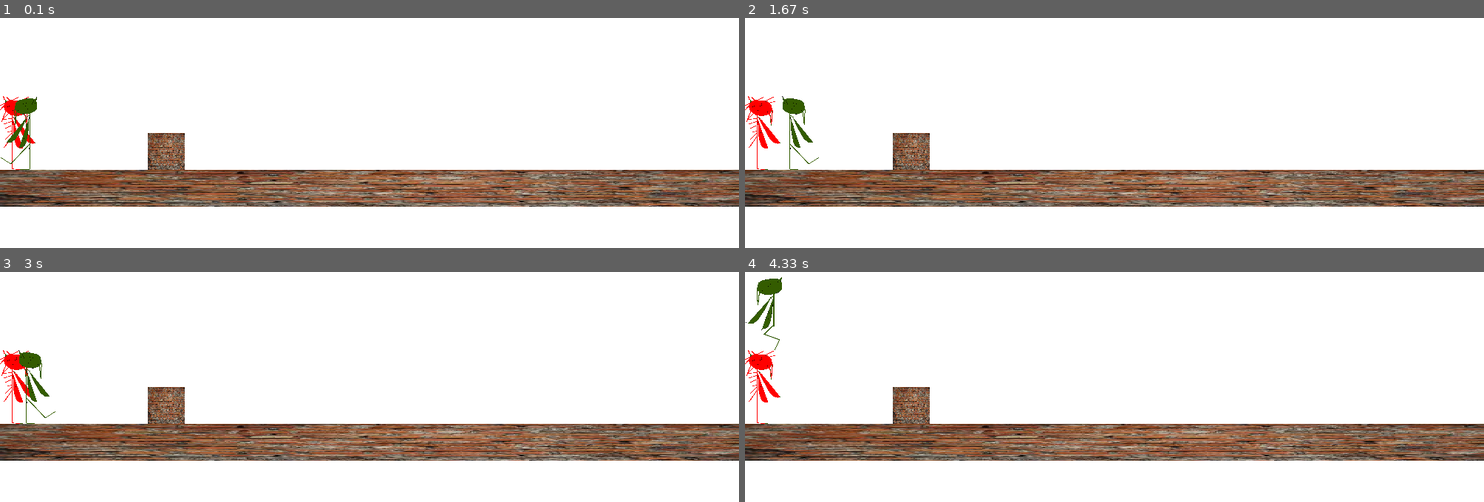
Above: before the commit, frames 1-4 (two rows, left to right).
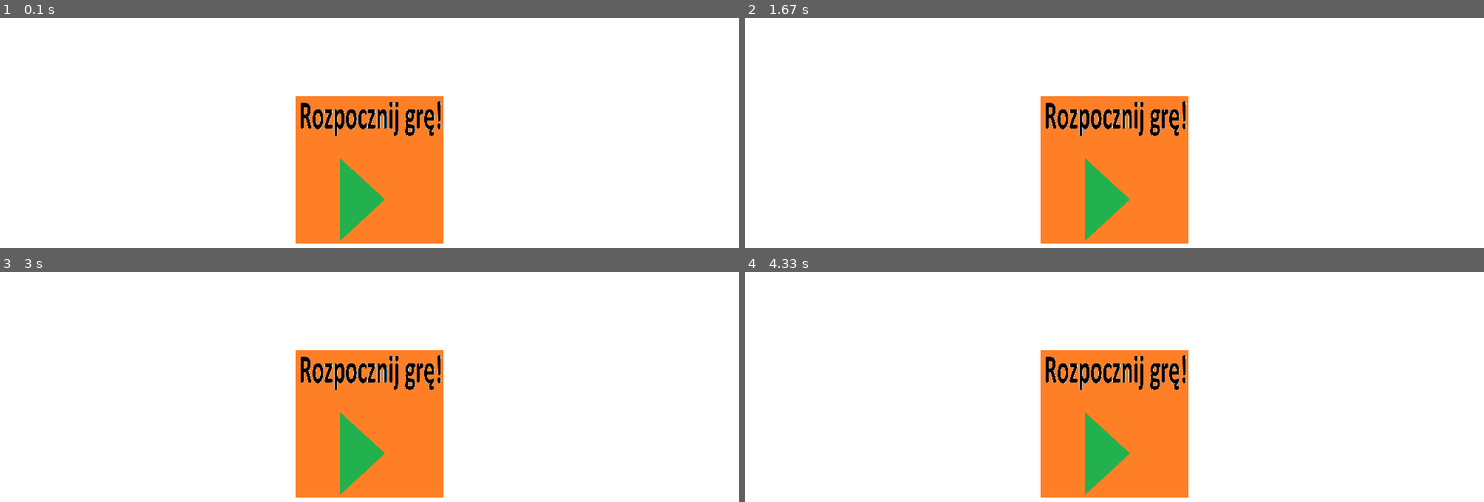
Above: after the commit, the same moments.

Repository: SutterSubmiss/my_pygame_game
Game: pygame game, started from main.py
Two runs of this game, one before a commit and one after it. Both use one fixed random seed, a clock stepped at 60 frames per second and the inputs below.
Inputs:
- Up to frame 1 (0.1 s): no input
- Up to frame 2 (1.67 s): no input
- Up to frame 3 (3 s): no input
- Up to frame 4 (4.33 s): no input

The runs differ from the first frame. In frame 1, 27% of the frame differs, in the area x 0-100%, y 33-99%; in frame 2, 27%; in frame 3, 27%; in frame 4, 27%, in the area x 0-100%, y 2-99%.

Commit message:
Update main.py

Diff:
--- a/main.py
+++ b/main.py
@@ -10,80 +10,103 @@
 gameDisplay = pygame.display.set_mode((500,500))
 screen = pygame.display.set_mode(resolution)
 
-class Block(pygame.sprite.Sprite):
-    img = 'altm'
-    x_beginning = 0
-    y_beginning = 300
+
+
+
+def disp(self,img):
+        character_surface = pygame.transform.flip(pygame.image.load(img), self.flipped, False)
+        gameDisplay.blit(pygame.transform.scale(character_surface, self.scale), (self.beginning[0], self.beginning[1]))
+def point_same_axis(self, point,axis):
+    if (axis == 'x'):
+
+        if (self.beginning[0] + self.scale[0] - 15 >= point[0] and self.beginning[0] + 15 <= point[0]):
+
+            return True
+        else:
+            return False
+    elif (axis == 'y'):
+
+        if (self.beginning[1] + self.scale[1] > point[1] and self.beginning[1] < point[1]):
+            return True
+        else:
+            return False
+def same_axis(self,something, axis):
+        if (axis == 'x'):
+            beginning = something[0]
+            if (self.beginning[0] + self.scale[0] - 15 >= beginning and self.beginning[0] + 15 <= beginning + something.scale[0]):
+
+                return True
+            else:
+                return False
+        elif (axis == 'y'):
+            beginning = something[1]
+            if (self.beginning[1] + self.scale[1] > beginning and self.beginning[1] < beginning + something.scale[1]):
+                return True
+            else:
+                return False
+class Block():
+
+
+    flipped = False
+    image = 'altm.png'
+    beginning = [0,300]
     scale = (50,50)
-    def create_image(self, number):
-        return self.img + ".png"
-    def disp(self):
-
-        block_surface = pygame.image.load(self.create_image("1"))
-        self.image = block_surface
-        gameDisplay.blit(pygame.transform.scale(self.image, self.scale), (self.x_beginning, self.y_beginning))
-Blocks = pygame.sprite.Group
+    def create_image(self):
+        return self.image + ".png"
+
+
 floor = Block()
 block2 = Block()
-block2.y_beginning -= block2.scale[1]
-block2.x_beginning = 200
+block2.beginning[1] -= block2.scale[1]
+block2.beginning[0] = 300
 floor.scale = (1000,50)
 blocks = []
 blocks.append(floor)
 blocks.append(block2)
-
-class Character(pygame.sprite.Sprite):
+class Cart():
+    image  ='begining.png'
+    scale = (200,200)
+    beginning = [400,200]
+    flipped = False
+
+class Character():
  boris_audzia_far = 0
  old_baf = 0
  type = 'audzia'
  flipped= False
  def create_image(self,number):
     return self.type + "/" + self.type + number + ".png"
- images =[]
- blocked = [False,False,False,False]
- def same_axis(self,something,axis):
-     if(axis == 'x'):
-         beginning = something.x_beginning
-         if(self.x_beginning+self.scale[0]-15>=beginning and self.x_beginning+15<=beginning +something.scale[0]):
-
-             return True
-         else:
-             return False
-     elif(axis == 'y'):
-         beginning = something.y_beginning
-         if (self.y_beginning + self.scale[1] >beginning  and  self.y_beginning< beginning + something.scale[1]):
-             return True
-         else:
-             return False
+ if not(pygame.key.get_pressed()[pygame.K_UP]):
+  blocked = [False,False,False,False]
+ image = type + "/" + type + "1.png"
+ scale = (50, 100)
+ beginning = [0,300-scale[1]]
  def collision(self):
-  for block in blocks:
-     if(self.same_axis(block,'x')):
-      if(self.y_beginning+self.scale[1] >= block.y_beginning and block.y_beginning >self.y_beginning):
+  if(self.beginning[0] < 0):
+      self.blocked[1] =  True
+  else:
+   for block in blocks:
+     if(same_axis(self,block.beginning,'x')):
+      if(self.beginning[1]+self.scale[1] >= block.beginning[1] and block.beginning[1] >self.beginning[1]):
          self.blocked[3] = True
       else:
          self.blocked[3] = False
-      if (self.y_beginning  <= block.y_beginning+ block.scale[1] and block.y_beginning < self.y_beginning):
+      if (self.beginning[1]  <= block.beginning[1]+ block.scale[1] and block.beginning[1] < self.beginning[1]):
           self.blocked[2] = True
 
-     if (self.same_axis(block, 'y')):
-         if (self.x_beginning + self.scale[0] >= block.x_beginning and block.x_beginning >self.x_beginning or self.x_beginning >1000-self.scale[0]):
+     if (same_axis(self,block.beginning, 'y')):
+         if (self.beginning[0] + self.scale[0] >= block.beginning[0] and block.beginning[0] >self.beginning[0] or self.beginning[0] >1000-self.scale[0]):
              self.blocked[0] = True
 
-         if (self.x_beginning <= block.x_beginning+block.scale[0] and block.x_beginning <self.x_beginning or self.x_beginning <1):
+         if (self.beginning[0] <= block.beginning[0]+block.scale[0] and block.beginning[0] <self.beginning[0] or self.beginning[0] <1):
              self.blocked[1] = True
 
 
- scale = (50, 100)
- x_beginning = 0
- y_beginning = 300-scale[1]
  moves = [1, 1, 1, 1, 2, 3, 4]
  moves2 = [1, 2, 2, 2, 2, 3, 4]
  audzia_side = False
  clicked = []
- def disp(self,number):
-     character_surface = pygame.transform.flip(pygame.image.load(self.create_image(number)),self.flipped,False)
-     self.image = character_surface
-     gameDisplay.blit(pygame.transform.scale(self.image,self.scale),(self.x_beginning,self.y_beginning))
+
 
  def go_right(self):
          self.flipped = False
@@ -91,7 +114,7 @@
          character_surface = pygame.image.load(self.create_image("2"))
          self.image = character_surface
          if (self.blocked[0] == False):
-             self.x_beginning += 25
+             self.beginning[0] += 25
              return "2"
          else:
              return "1"
@@ -102,7 +125,7 @@
          character_surface = pygame.image.load(self.create_image("2"))
          self.image = character_surface
          if (self.blocked[1] == False):
-             self.x_beginning -= 25
+             self.beginning[0] -= 25
              return "2"
          else:
             return "1"
@@ -110,7 +133,7 @@
      character_surface = pygame.image.load(self.create_image("3"))
      self.image = character_surface
      if (self.blocked[2] == False and not pygame.key.get_pressed()[pygame.K_DOWN] ):
-       self.y_beginning -= 100
+       self.beginning[1] -= 100
        return "3"
      else:
          return "1"
@@ -119,13 +142,13 @@
      character_surface = pygame.image.load(self.create_image("3"))
      self.image = character_surface
      if (self.blocked[3] == False and not pygame.key.get_pressed()[pygame.K_UP] ):
-        self.y_beginning += 50
+        self.beginning[1] += 50
      return "3"
 
 
  def gravity(self):
    if(self.blocked[3] == False):
-       self.y_beginning += 50
+       self.beginning[1] += 50
 
  def walk(self):
      keys = pygame.key.get_pressed()
@@ -140,7 +163,7 @@
              self.blocked[0] = True
 
 
-         else:
+         elif(not keys[pygame.K_UP]):
              self.blocked[0] = False
 
          if (keys[pygame.K_UP]):
@@ -156,7 +179,7 @@
              ret = self.go_left()
              self.blocked[1] = True
 
-         else:
+         elif(not keys[pygame.K_UP]):
              self.blocked[1] = False
          return ret
 
@@ -168,15 +191,15 @@
              rand = self.moves2[randint(0, len(self.moves2) - 1)]
              self.moves2.append(rand)
          self.old_baf = self.boris_audzia_far
-         if (audzia.x_beginning < self.x_beginning):
+         if (audzia.beginning[0] < self.beginning[0]):
              self.audzia_side = True
          else:
              self.audzia_side = False
-         if ((audzia.x_beginning >= 0 and self.x_beginning >= 0) or (
-                 audzia.x_beginning <= 0 and self.x_beginning <= 0)):
-             self.boris_audzia_far = abs(abs(audzia.x_beginning) - abs(self.x_beginning))
-         else:
-             boris.boris_audzia_far = abs(audzia.x_beginning) + abs(self.x_beginning)
+         if ((audzia.beginning[0] >= 0 and self.beginning[0] >= 0) or (
+                 audzia.beginning[0] <= 0 and self.beginning[0] <= 0)):
+             self.boris_audzia_far = abs(abs(audzia.beginning[0]) - abs(self.beginning[0]))
+         else:
+             boris.boris_audzia_far = abs(audzia.beginning[0]) + abs(self.beginning[0])
          if (old_baf > self.boris_audzia_far):
              if (self.audzia_side == False):
                  self.moves.append(self.walk())
@@ -196,21 +219,40 @@
  def whiletrue(self):
         self.collision()
         self.gravity()
-        self.disp(self.walk())
+        disp(self,self.create_image(self.walk()))
         pygame.time.wait(10)
 audzia = Character()
 boris = Character()
 boris.type = "boris"
+
 old_baf = 0
-while True:
-    floor.disp()
-    audzia.whiletrue()
-    boris.whiletrue()
-    block2.disp()
-    #pygame.time.wait(100)
-    pygame.display.flip()
-
+beginning_cart = Cart()
+ending_Cart = Cart()
+ending_Cart.image ="ending.png"
+
+def disp_white():
     for event in pygame.event.get():
         if event.type == QUIT:
             pygame.quit()
     screen.fill(white)
+disp_white()
+disp(beginning_cart,beginning_cart.image)
+while True:
+  audzia.beginning[0] = 200
+  boris.beginning[0] = 0
+
+  if(point_same_axis(beginning_cart,pygame.mouse.get_pos(),"x") and point_same_axis(beginning_cart,pygame.mouse.get_pos(),"y")):
+   while True:
+    disp(floor,floor.image)
+    audzia.whiletrue()
+    boris.whiletrue()
+    disp(block2,block2.image)
+    pygame.display.flip()
+    if(same_axis(boris,audzia.beginning,'x') and same_axis(boris,audzia.beginning,'y')):
+        break
+    disp_white()
+
+   disp(ending_Cart, ending_Cart.image)
+
+
+  pygame.display.flip()
